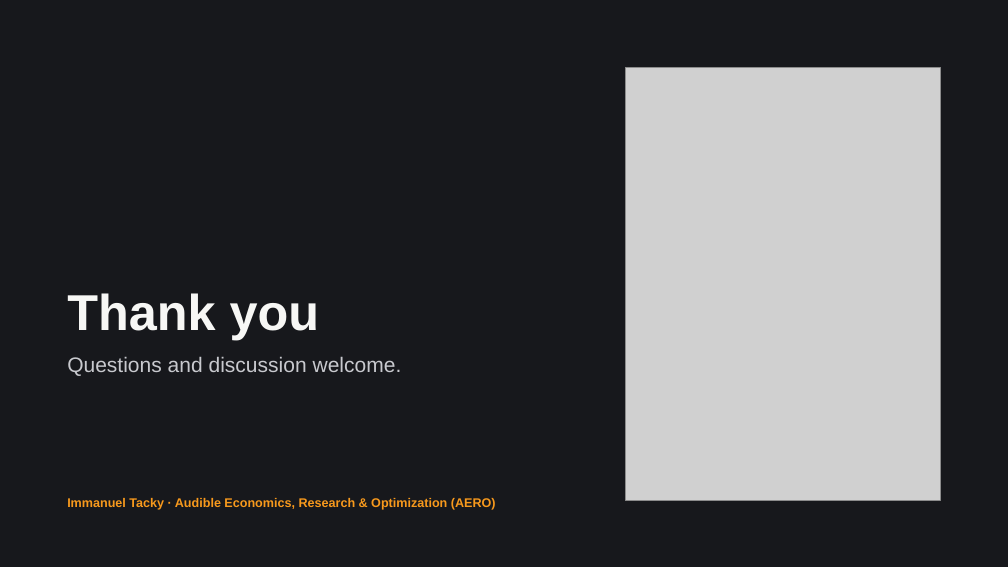
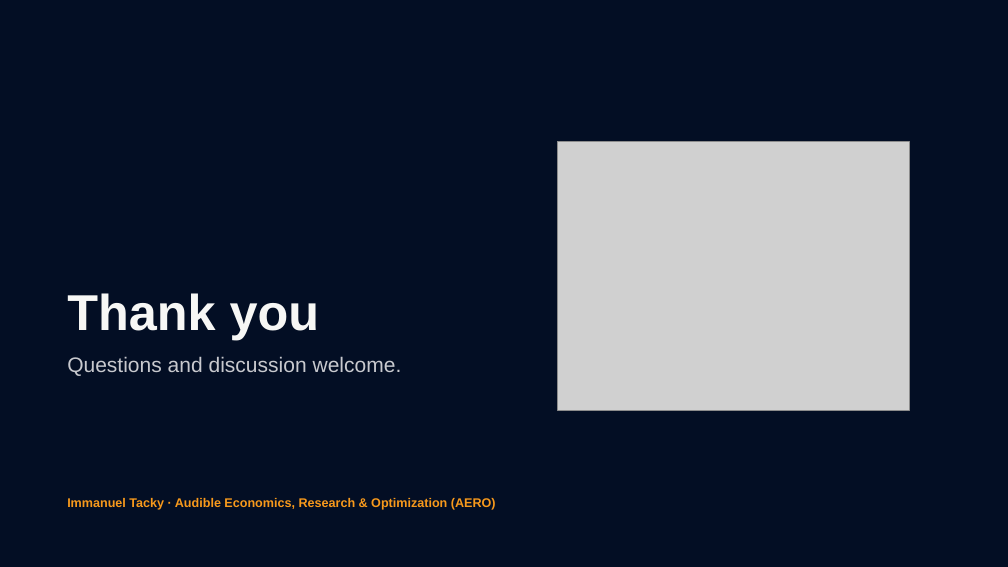
Before and after one commit to itacky/lorehaven-pricing, a slide deck: slide 12 of presentation/Evaluating_the_Lorehaven_Pricing_Strategy.pptx. Drawn at 1008x567 pixels with LibreOffice and Linux fonts; fonts in the diff are those of the drawing; grey boxes stand for pictures; background and template pictures are left out. Boxes give left, top, right and bottom in pixels: in the first picture for what was removed or moved away, otherwise in the second. Text is boxed around its words. In the diff, an @@ line names an element or a change of style, - is before the commit and + after.

```diff
--- a/presentation/Evaluating_the_Lorehaven_Pricing_Strategy.pptx
+++ b/presentation/Evaluating_the_Lorehaven_Pricing_Strategy.pptx
@@ background #17181C to #030E24 @@
@@ picture removed at (625,67,941,501) @@
@@ picture added at (558,141,910,411) @@
```
Also in this commit, not shown: 5 other slides changed, 6 other files.
